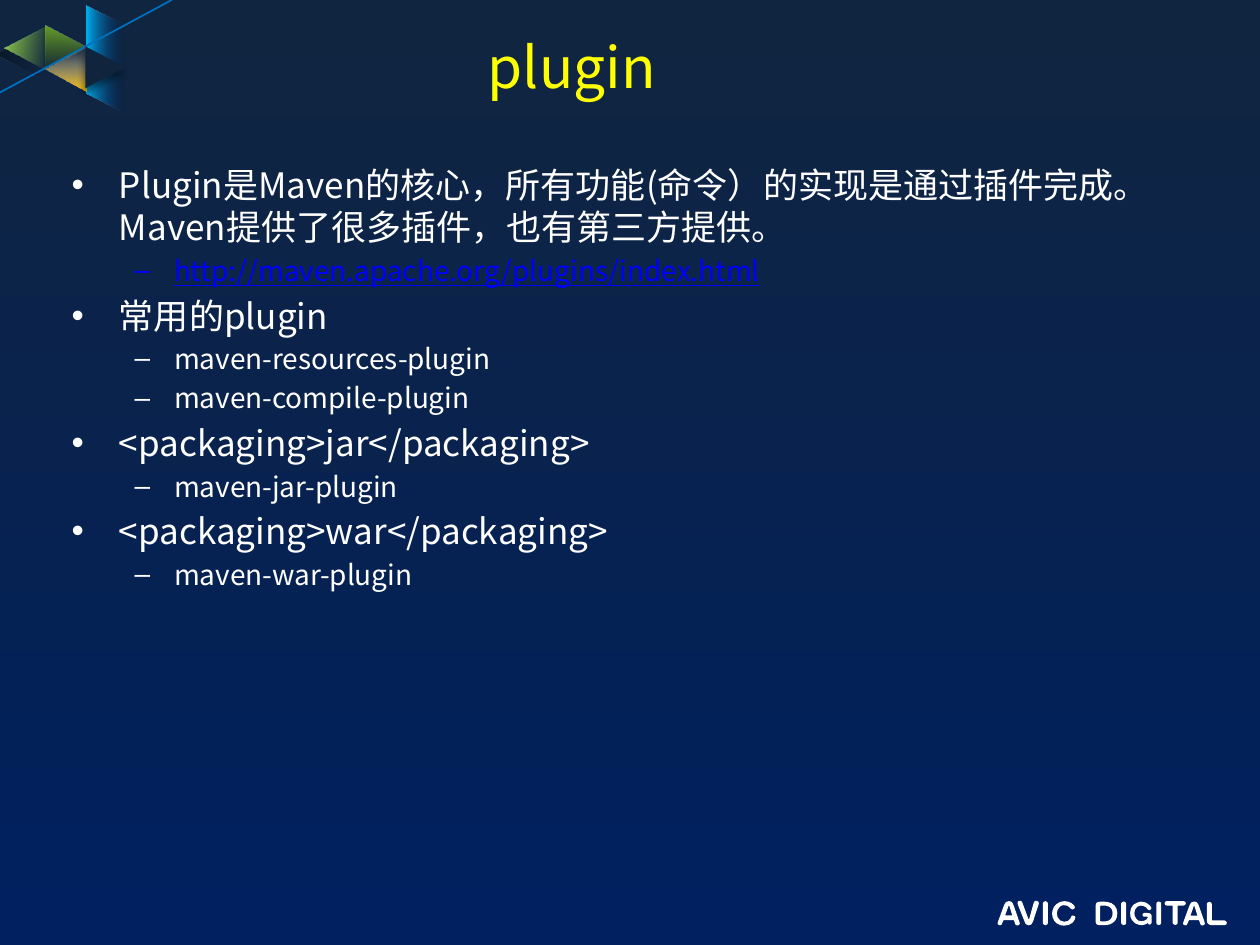
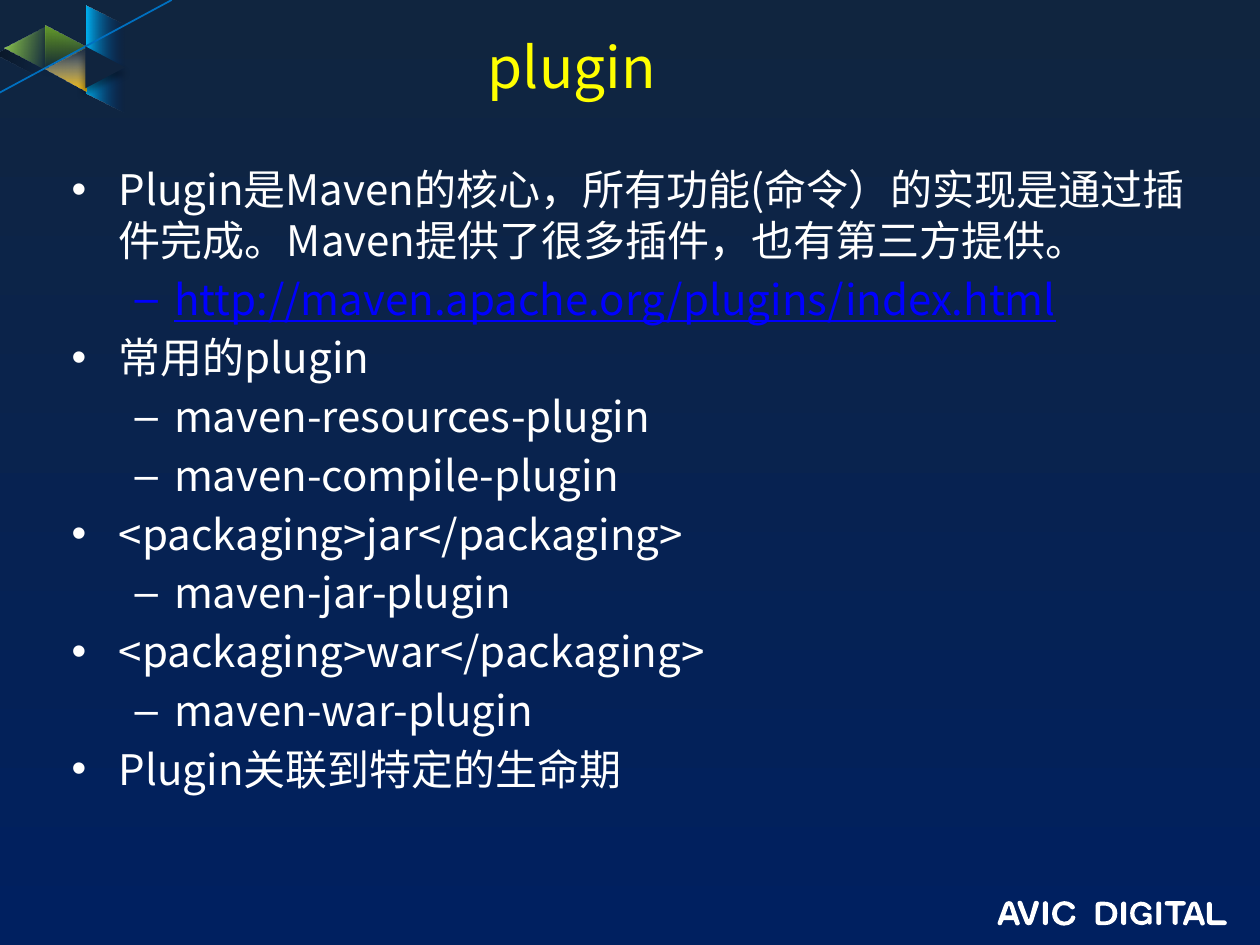
Before and after one commit to guofengzh/java-way, a slide deck: slide 24 of maven/docs/Maven培训文档.pptx. Drawn at 1260x945 pixels with LibreOffice and Linux fonts; fonts in the diff are those of the drawing; background and template pictures are left out. Boxes give left, top, right and bottom in pixels: in the first picture for what was removed or moved away, otherwise in the second. Text is boxed around its words. In the diff, an @@ line names an element or a change of style, - is before the commit and + after.

```diff
--- a/maven/docs/Maven培训文档.pptx
+++ b/maven/docs/Maven培训文档.pptx
@@ text at box(119, 169, 1184, 737): size 20 to 24 pt in "Plugin是Maven的核心，所有功能(命令）的实现是通过插件完成。Maven提供了很多插件，也有第三方提供。", "常用的plugin", "<packaging>jar</packaging>", "<packaging>war</packaging>"; size 16 to 24 pt in "http://maven.apache.org/plugins/index.html", "maven-resources-plugin", "maven-compile-plugin", "maven-jar-plugin" and 1 more places; more space between paragraphs @@
@@ text at box(119, 749, 622, 796): paragraph added @@
+• Plugin关联到特定的生命期
```
Also in this commit, not shown: 4 slides added.
